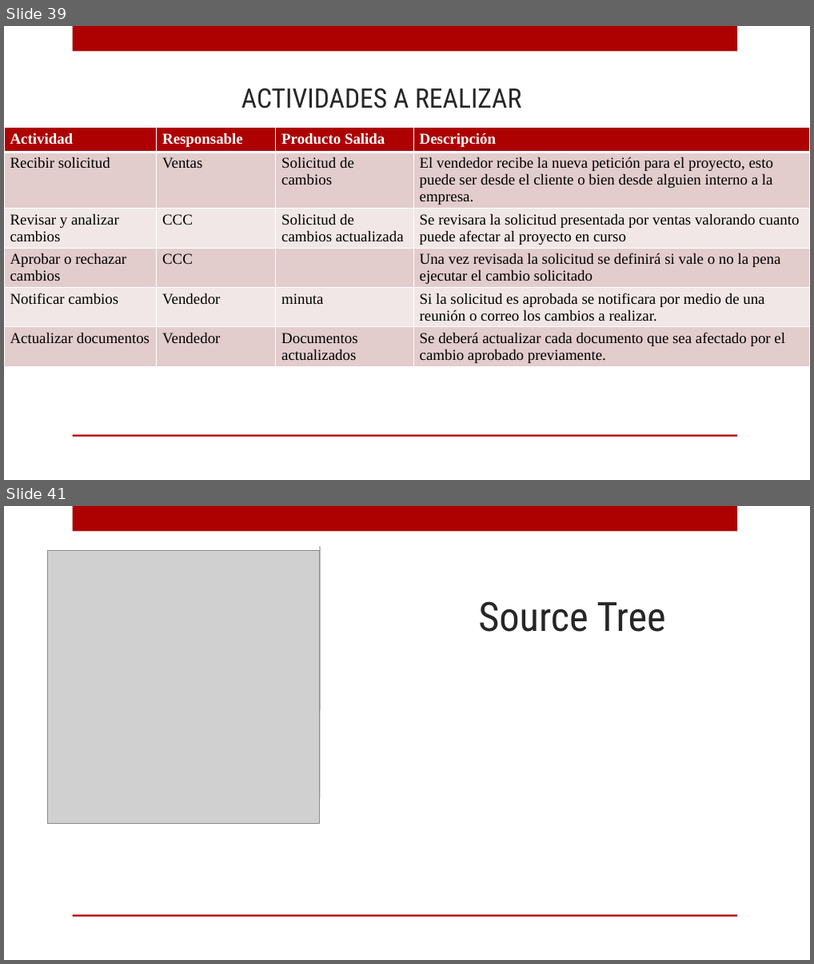
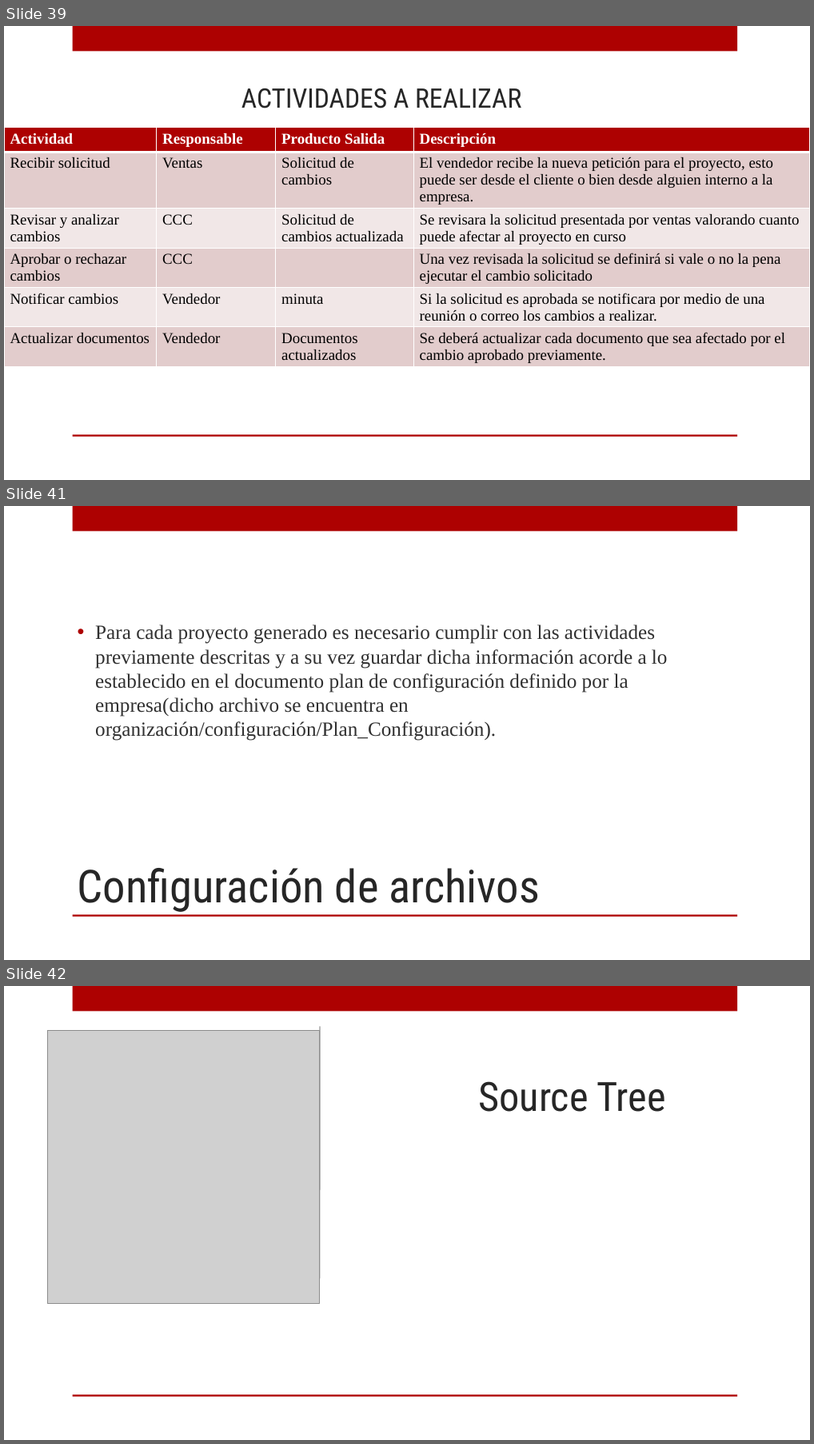
Before and after one commit to ricardo-novelasos/SOSQTP, a slide deck: capacitacion.pptx. Shown one above the other, each under a label of ours: slides 39 and 41 before the commit, slides 39, 41 and 42 after it; the slides between them are not shown. The pictures are 814x964 and 814x1444 pixels, drawn with LibreOffice and Linux fonts; fonts in the diff are those of the drawing; grey boxes stand for pictures; background and template pictures are left out. Boxes give left, top, right and bottom in pixels: in the first picture for what was removed or moved away, otherwise in the second. Text is boxed around its words. In the diff, an @@ line names an element or a change of style, - is before the commit and + after.

```diff
--- a/capacitacion.pptx
+++ b/capacitacion.pptx
@@ slide 41 added at [4, 506, 810, 960], background picture (left out); not listed: 2 template elements that a slide beside it also shows @@
@@ text added at [95, 624, 668, 740], 24 pt, text #303030 @@
+• Para cada proyecto generado es necesario cumplir con las actividades previamente descritas y a su vez guardar dicha información acorde a lo establecido en el documento plan de configuración definido por la empresa(dicho archivo se encuentra en organización/configuración/Plan_Configuración).
@@ title added at [78, 868, 540, 912], 54 pt, text #262626 @@
+Configuración de archivos
@@ what was slide 41 is now slide 42 @@
```
Also in this commit, not shown: 7 slides changed.
